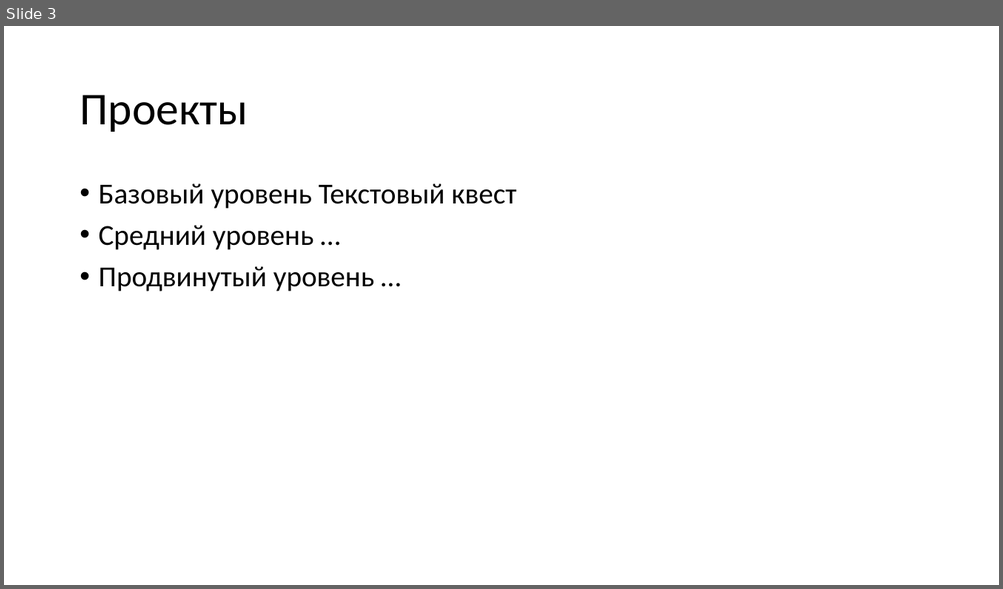
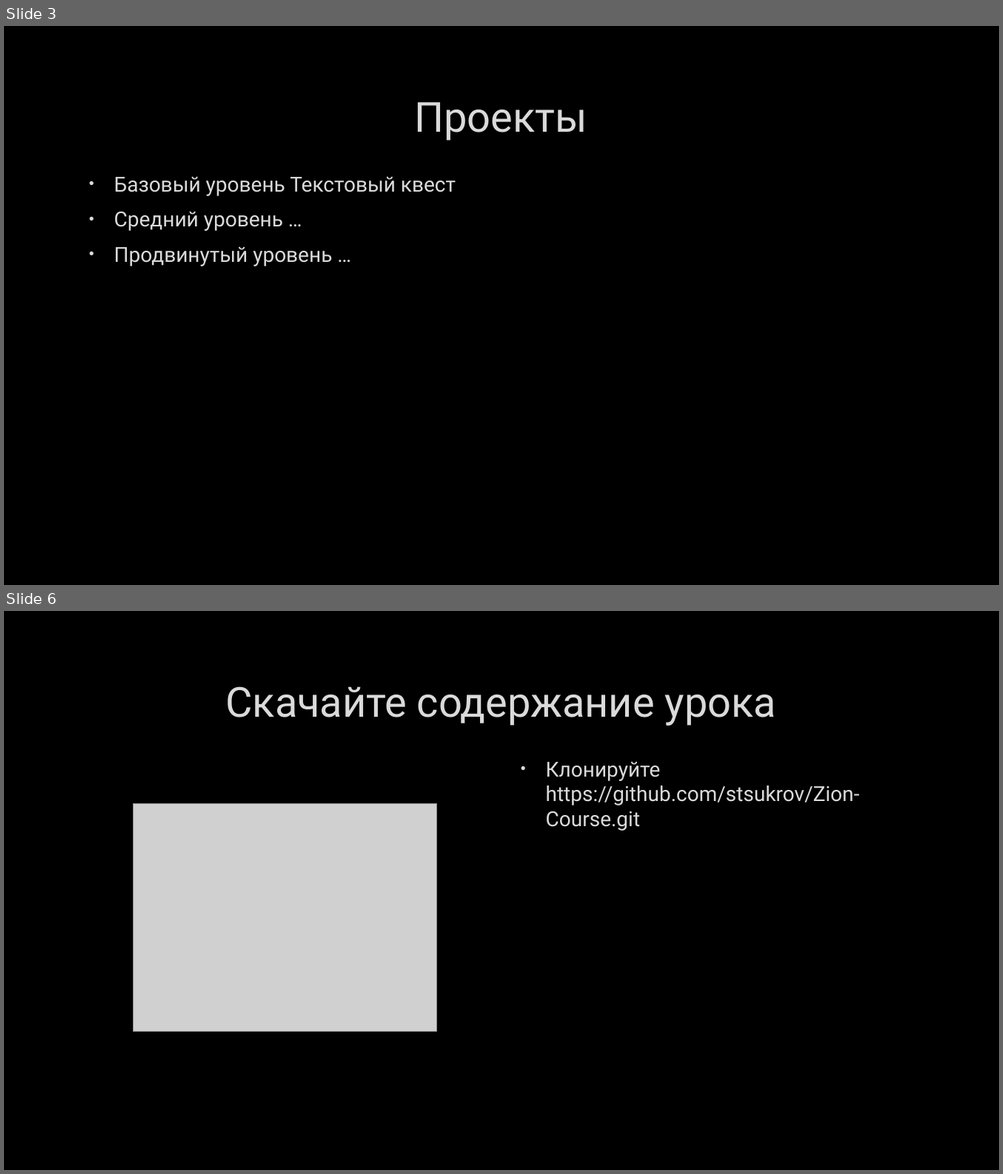
Before and after one commit to stsukrov/Zion-Course, a slide deck: Presi.pptx. Shown one above the other, each under a label of ours: slide 3 before the commit, slides 3 and 6 after it; the slides between them are not shown. The pictures are 1003x589 and 1003x1174 pixels, drawn with LibreOffice and Linux fonts; fonts in the diff are those of the drawing; grey boxes stand for pictures; background and template pictures are left out. Boxes give left, top, right and bottom in pixels: in the first picture for what was removed or moved away, otherwise in the second. Text is boxed around its words. In the diff, an @@ line names an element or a change of style, - is before the commit and + after.

```diff
--- a/Presi.pptx
+++ b/Presi.pptx
@@ slide 6 added at [4,611,999,1170], background picture (left out) @@
@@ title added at [225,686,776,726], 40 pt, text #DADADA @@
+Скачайте содержание урока
@@ text added at [546,762,859,831], 20 pt, text #DADADA @@
+• Клонируйте https://github.com/stsukrov/Zion-Course.git
@@ picture added at [133,804,437,1032] @@
@@ slide 3 changed as well @@
@@ background #FFFFFF to picture (left out) @@
@@ title "Проекты": place and size @@
-title "Проекты" at [79,95,247,132]
+title "Проекты" at [415,102,587,141]
@@ title "Проекты" at [415,102,587,141]: size 44 to 40 pt, font Calibri to Roboto, text colour #000000 to #DADADA, letter outline none to #404040 0.75 pt; alignment left to centre; line spacing 0.9 to 1 @@
@@ text "Базовый уровень Текстовый квест": place and size @@
-text "Базовый уровень Текстовый квест" at [99,184,516,292]
+text "Базовый уровень Текстовый квест" at [114,177,455,266]
@@ text "Базовый уровень Текстовый квест" at [114,177,455,266]: size 28 to 20 pt, font Calibri to Roboto, text colour #000000 to #DADADA, letter outline none to #404040 0.75 pt; indent changed; line spacing 0.9 to 1 @@
```
Also in this commit, not shown: 14 other slides changed, 1 other slide added, 2 other files.
